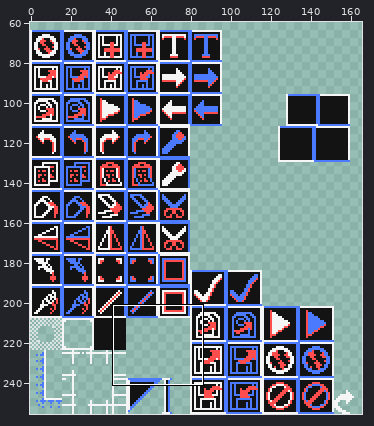
Sprite sheet -- assets/ui.png. Above: a wide view before the commit, with the close-up outlined.
Close-up. Old version:
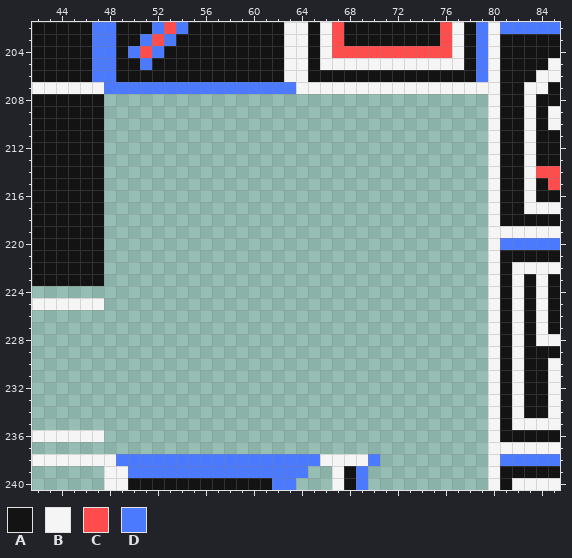
The file is 176x256 pixels. Shown: x 42..85, y 202..240. The wide view leaves out empty margins.
Palette (. is transparent): A #131313  B #f5f5f5  C #ff4d4d  D #4b7aff
Pixels before, first column x 42:
202 AAAAADDAAADCDAAAAAAAABBABCAAAAAAAACBADBDDDDD
203 AAAAADDAADCDAAAAAAAAABBABCAAAAAAAACBADBAAAAA
204 AAAAADDADCDAAAAAAAAAABBABCCCCCCCCCCBADBAAAAA
205 AAAAADDAADAAAAAAAAAAABBABBBBBBBBBBBBADBAAAAB
206 AAAAADDAAAAAAAAAAAAAABBAAAAAAAAAAAAAADBAAABB
207 BBBBBBDDDDDDDDDDDDDDDDBBBBBBBBBBBBBBBBBAABBA
208 AAAAAA................................BAABAA
209 AAAAAA................................BAABAB
210 AAAAAA................................BAABAB
211 AAAAAA................................BAABAA
212 AAAAAA................................BAABAA
213 AAAAAA................................BAABAA
214 AAAAAA................................BAABCC
215 AAAAAA................................BAABAC
216 AAAAAA................................BAABAA
217 AAAAAA................................BAABBB
218 AAAAAA................................BAAAAA
219 AAAAAA................................BBBBBB
220 AAAAAA................................BDDDDD
221 AAAAAA................................BAAAAA
222 AAAAAA................................BABBBB
223 AAAAAA................................BABABA
224 ......................................BABABA
225 BBBBBB................................BABABA
226 ......................................BABABA
227 ......................................BABABA
228 ......................................BABABB
229 ......................................BABAAA
230 ......................................BABAAB
231 ......................................BABAAB
232 ......................................BABAAB
233 ......................................BABAAB
234 ......................................BABAAB
235 ......................................BABBBB
236 BBBBBB................................BAAAAA
237 ......................................BBBBBB
238 BBBBBBBDDDDDDDDDDDDDDDDDBBBBD.........BDDDDD
239 ......BBDDDDDDDDDDDDDDD..BAD..........BAAAAA
240 ......BBAAAAAAAAAAAADD...BAD..........BABBBB
New version:
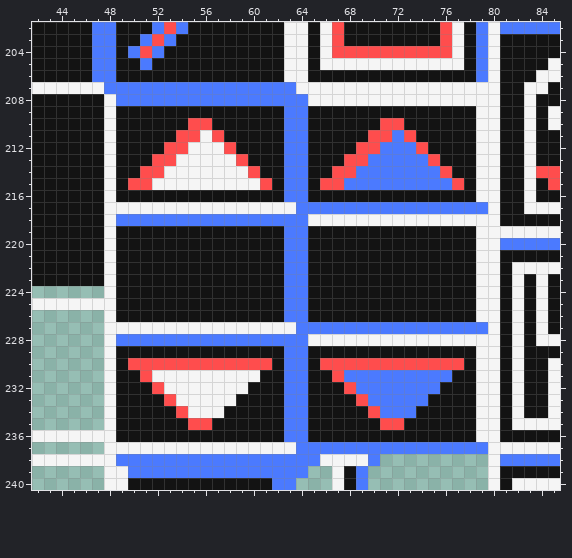
The edit:
Changed rows in their new state; - is an unchanged pixel.
first column x 48:
208 BDDDDDDDDDDDDDDDDBBBBBBBBBBBBBBB
209 BAAAAAAAAAAAAAADDAAAAAAAAAAAAAAB
210 BAAAAAACCAAAAAADDAAAAAACCAAAAAAB
211 BAAAAACCBCAAAAADDAAAAACCDCAAAAAB
212 BAAAACCBBBCAAAADDAAAACCDDDCAAAAB
213 BAAACCBBBBBCAAADDAAACCDDDDDCAAAB
214 BAACCBBBBBBBCAADDAACCDDDDDDDCAAB
215 BACCBBBBBBBBBCADDACCDDDDDDDDDCAB
216 BAAAAAAAAAAAAAADDAAAAAAAAAAAAAAB
217 BBBBBBBBBBBBBBBBDDDDDDDDDDDDDDDD
218 BDDDDDDDDDDDDDDDDBBBBBBBBBBBBBBB
219 BAAAAAAAAAAAAAADDAAAAAAAAAAAAAAB
220 BAAAAAAAAAAAAAADDAAAAAAAAAAAAAAB
221 BAAAAAAAAAAAAAADDAAAAAAAAAAAAAAB
222 BAAAAAAAAAAAAAADDAAAAAAAAAAAAAAB
223 BAAAAAAAAAAAAAADDAAAAAAAAAAAAAAB
224 BAAAAAAAAAAAAAADDAAAAAAAAAAAAAAB
225 BAAAAAAAAAAAAAADDAAAAAAAAAAAAAAB
226 BAAAAAAAAAAAAAADDAAAAAAAAAAAAAAB
227 BBBBBBBBBBBBBBBBDDDDDDDDDDDDDDDD
228 BDDDDDDDDDDDDDDDDBBBBBBBBBBBBBBB
229 BAAAAAAAAAAAAAADDAAAAAAAAAAAAAAB
230 BACCCCCCCCCCCCADDACCCCCCCCCCCCAB
231 BAACBBBBBBBBBAADDAACDDDDDDDDDAAB
232 BAAACBBBBBBBAAADDAAACDDDDDDDAAAB
233 BAAAACBBBBBAAAADDAAAACDDDDDAAAAB
234 BAAAAACBBBAAAAADDAAAAACDDDAAAAAB
235 BAAAAAACCAAAAAADDAAAAAACCAAAAAAB
236 BAAAAAAAAAAAAAADDAAAAAAAAAAAAAAB
237 BBBBBBBBBBBBBBBBDDDDDDDDDDDDDDDD
